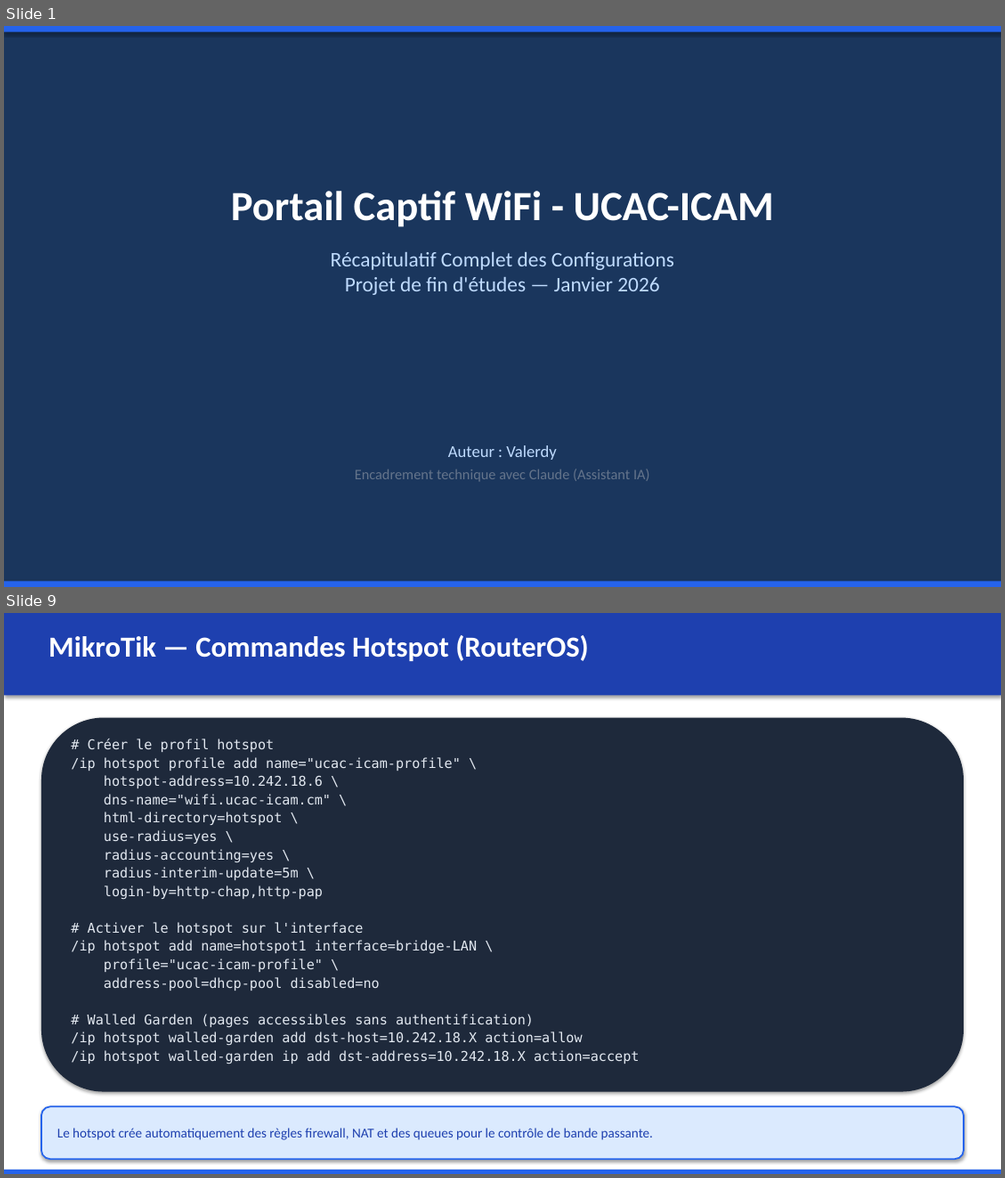
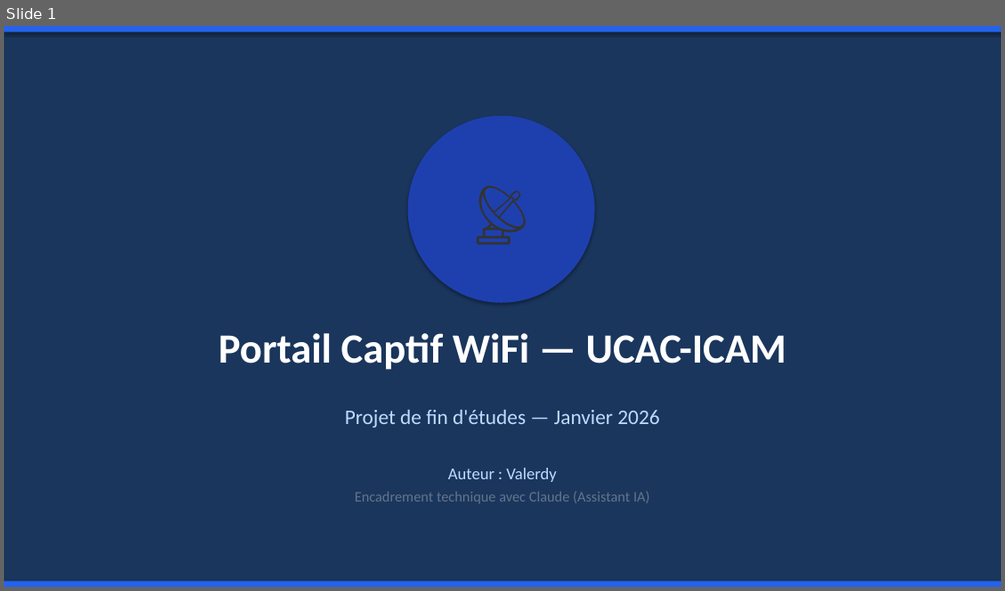
Before and after one commit to Valerdy/captive-portal, a slide deck: Presentation_Portail_Captif_UCAC_ICAM.pptx. Shown one above the other, each under a label of ours: slides 1 and 9 before the commit, slide 1 after it; the slides between them are not shown. The pictures are 1005x1178 and 1005x591 pixels, drawn with LibreOffice and Linux fonts; fonts in the diff are those of the drawing. Boxes give left, top, right and bottom in pixels: in the first picture for what was removed or moved away, otherwise in the second. Text is boxed around its words. In the diff, an @@ line names an element or a change of style, - is before the commit and + after.

```diff
--- a/Presentation_Portail_Captif_UCAC_ICAM.pptx
+++ b/Presentation_Portail_Captif_UCAC_ICAM.pptx
@@ slide 9 removed at (4,613,1001,1174), background #FFFFFF @@
@@ rectangle removed at (4,613,1001,695) @@
@@ text removed at (48,635,589,661) @@
-MikroTik — Commandes Hotspot (RouterOS)
@@ rounded rectangle removed at (41,718,963,1092) @@
@@ text removed at (71,738,639,1064) @@
-# Créer le profil hotspot
-/ip hotspot profile add name="ucac-icam-profile" \
-hotspot-address=10.242.18.6 \
-dns-name="wifi.ucac-icam.cm" \
-html-directory=hotspot \
-use-radius=yes \
-radius-accounting=yes \
-radius-interim-update=5m \
-login-by=http-chap,http-pap
-# Activer le hotspot sur l'interface
-/ip hotspot add name=hotspot1 interface=bridge-LAN \
-profile="ucac-icam-profile" \
-address-pool=dhcp-pool disabled=no
-# Walled Garden (pages accessibles sans authentification)
-/ip hotspot walled-garden add dst-host=10.242.18.X action=allow
-/ip hotspot walled-garden ip add dst-address=10.242.18.X action=accept
@@ rounded rectangle removed at (41,1107,963,1159) @@
-Le hotspot crée automatiquement des règles firewall, NAT et des queues pour le contrôle de bande passante.
@@ rectangle removed at (4,1169,1001,1174) @@
@@ slide 1 changed as well @@
@@ ellipse added at (408,116,595,303), fill #1E40AF, 60 pt, text #333333 @@
+📡
@@ text added at (218,333,786,370), 40 pt, text #FFFFFF, bold @@
+Portail Captif WiFi — UCAC-ICAM
@@ text at (345,410,659,427): text changed @@
-Portail Captif WiFi - UCAC-ICAM
-Récapitulatif Complet des Configurations
-Projet de fin d'études — Janvier 2026
+Projet de fin d'études — Janvier 2026
@@ text "Auteur : Valerdy": place and size @@
-text "Auteur : Valerdy" at (355,445,650,481)
+text "Auteur : Valerdy" at (355,467,650,503)
```
Also in this commit, not shown: 9 other slides changed, 9 slides added, 22 other slides removed, 1 other file.
